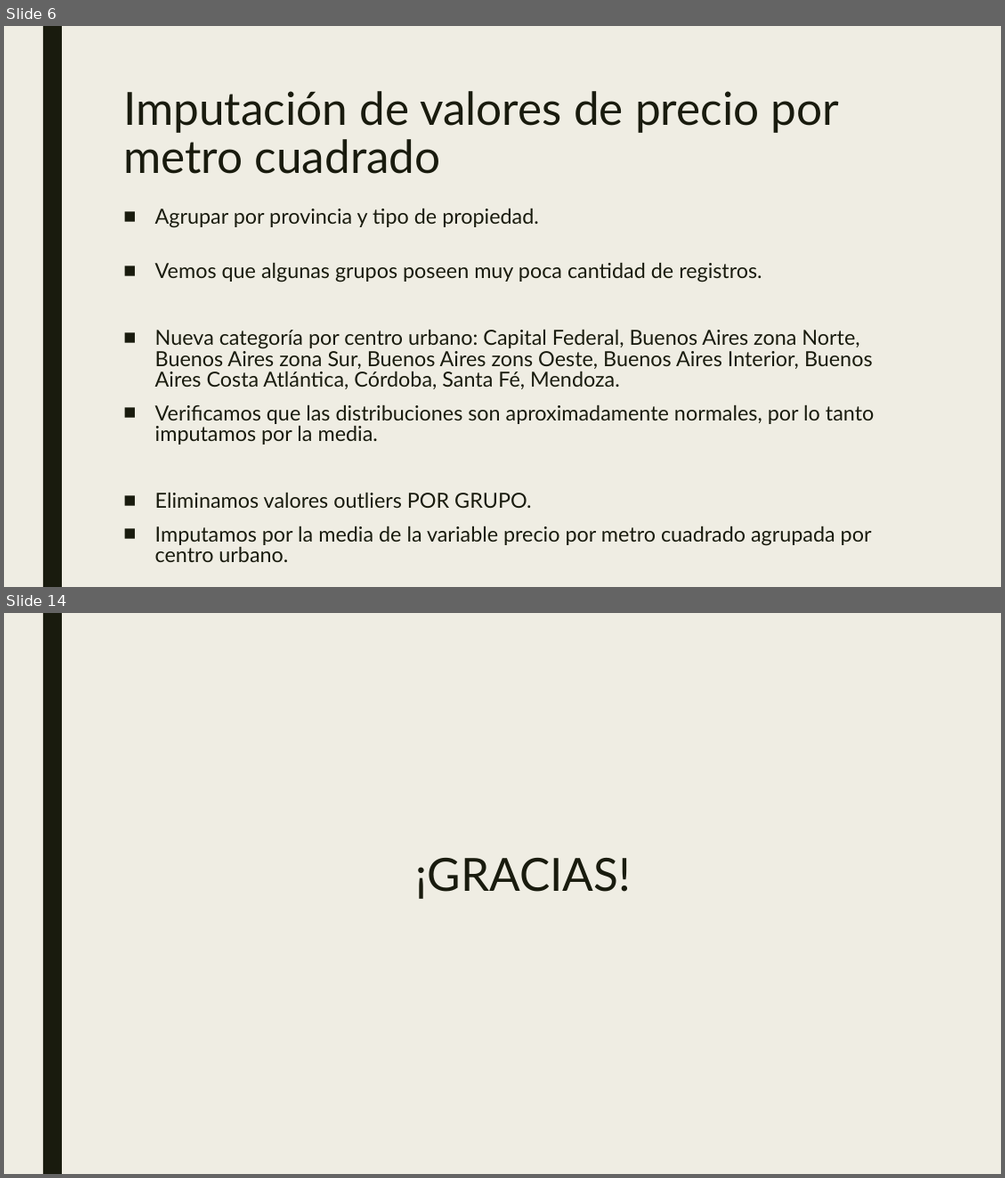
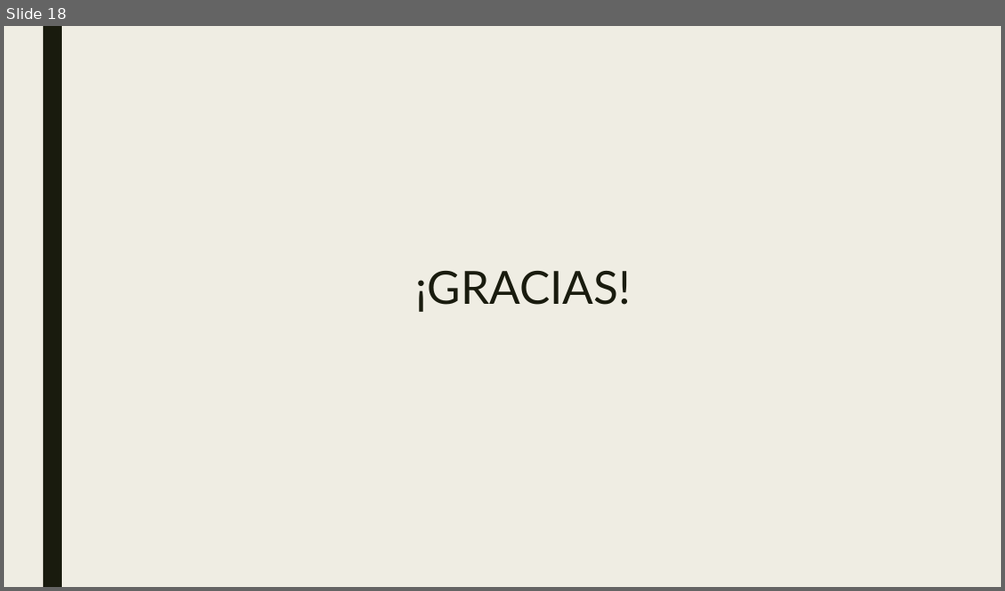
Before and after one commit to varelapablos/Desafio1-G3, a slide deck: Presentación - Desafio 2 - Regresión Lineal Properati.pptx. Shown one above the other, each under a label of ours: slides 6 and 14 before the commit, slide 18 after it; the slides between them are not shown. The pictures are 1005x1178 and 1005x591 pixels, drawn with LibreOffice and Linux fonts; fonts in the diff are those of the drawing. Boxes give left, top, right and bottom in pixels: in the first picture for what was removed or moved away, otherwise in the second. Text is boxed around its words. In the diff, an @@ line names an element or a change of style, - is before the commit and + after.

```diff
--- a/Presentación - Desafio 2 - Regresión Lineal Properati.pptx
+++ b/Presentación - Desafio 2 - Regresión Lineal Properati.pptx
@@ slide 6 removed at box(4, 26, 1001, 587), background #EFEDE3; not listed: 1 template element that a slide beside it also shows @@
@@ title removed at box(123, 91, 840, 174) @@
-Imputación de valores de precio por metro cuadrado
@@ text removed at box(155, 208, 874, 562) @@
-■ Agrupar por provincia y tipo de propiedad.
-■ Vemos que algunas grupos poseen muy poca cantidad de registros.
-■ Nueva categoría por centro urbano: Capital Federal, Buenos Aires zona Norte, Buenos Aires zona Sur, Buenos Aires zons Oeste, Buenos Aires Interior, Buenos Aires Costa Atlántica, Córdoba, Santa Fé, Mendoza.
-■ Verificamos que las distribuciones son aproximadamente normales, por lo tanto imputamos por la media.
-■ Eliminamos valores outliers POR GRUPO.
-■ Imputamos por la media de la variable precio por metro cuadrado agrupada por centro urbano.
@@ what was slide 14 is now slide 18 @@
```
Also in this commit, not shown: 2 slides changed, 15 slides added, 10 other slides removed.
